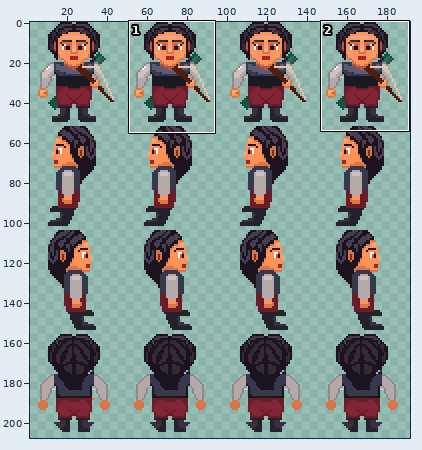
Pixel-art file, stored at images/player.aseprite. Above, an overview of the earlier version with the close-up marked.
Close-up. Before the commit:
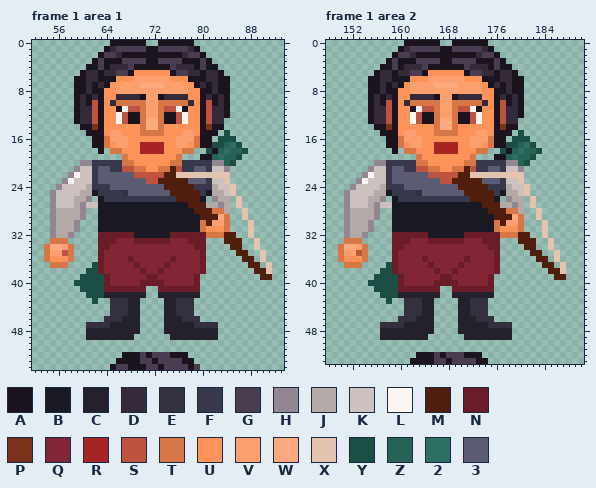
192x208 pixels, 1 frame. Shown: frame 1 area 1: x 52..93, y 0..54; frame 1 area 2: x 148..190, y 0..53. The wide view leaves out empty margins. The commit also changed other frames or places, which this record leaves out.
Palette (. is transparent): A #1b141e  B #191924  C #24202c  D #352a3a  E #35303f  F #38384c  G #4a3d51  H #918692  J #b3aaa8  K #ccc1be  L #fdf5f1  M #511d0d  N #6b1c29  P #7a321c  Q #822534  R #a82424  S #be5340  T #d77745  U #fe935a  V #fb9f6e  W #fba97d  X #e3c4b0  Y #1b4e44  Z #266256  2 #2d7063  3 #5b5b74
Pixels before, frame 1 area 1, first column x 54:
 0 ...........AAAAAA..AAAAAA.............
 1 ..........ADGGGGGAAGGGGGDA............
 2 .........AGGDAAAAAAAAAADGGA...........
 3 ........AGAAAGGGGAAGGGGAAAGA..........
 4 .......ABGADDDGAAAAAAGDDDAGBA.........
 5 ......ADDADDGGAUUUUUUAGGDDADDA........
 6 .....AADDABAUUUVVVVVVUUUABADDAA.......
 7 .....AADADAUVVVVWWWWVVVVUADADAA.......
 8 .....AADAAUUVVVVVVVVVVVVUUAADAA.......
 9 .....ADADAUUDDDDAVVADDDDUUADADA.......
10 .....ADASAUDTTTTTVVTTTTTDUASADA.......
11 .....ADDSAUUALSSTVVTSSLAUUASDDA.......
12 .....ADDSAUULSAATVVTAASLUUASDDA.......
13 .....ADDSAUULSAATWWTAASLUUASDD........
14 ......AAPAUUUUUUTWWTUUUUUUAPAA........
15 .......AAAUVVUUUTTTTUUUVVUAAA.Y.......
16 ........AATVVVUUUUUUUUVVVTAA.YYY......
17 ........AATUVVUURRRRUUVVUTAAYYZ2Y.....
18 .........A.TTUUURRRRUUUTT..YAZ2ZZY....
19 .............TUUUUUUUUT...AAZ2ZZY.....
20 ......HHFFFFFTTUUUUUUTTFFFFFHHZY......
21 .....HKKF33FFSSTTUUTTMSFF33FKKH.......
22 ....HLKKF333333SSSSSMMXXXXXXXXX.......
23 ...HLKKKF33333333SSMMMMM333FKKX.......
24 ..HKKKKJFFF333333333MMMMMFFFJKKX......
25 .HKKKKJJBFFFFE3333333MMMMMFBJJKX......
26 .HKKKJJH.BFFFFFFFFFFFFMMMMB.HJJ.X.....
27 .HKKKJHKKBBBBBBBBBBBBBBBMMMJJHJ.X.....
28 .HJJJJH..BBBBBBBBBBBBBBBBMMMTTJ..X....
29 .HJJJJH..BBBBBBBBBBBBBBBBBMMMWT..X....
30 .HJJJH...BBBBBBBBBBBBBBBBBTMVVT...X...
31 .HJJJH...BBBBBBBBBBBBBBBBBTUUUT...X...
32 .HJJH....NNNNNNBBBBBBNNNNNNTTTMM..X...
33 .TTT.....NNNQQQNNNNNNQQQNNN...MMM..X..
34 TWWVT....NNQQQQQQQQQQQQQQNN....MM..X..
35 TVVST....NQQQQQQQQQQQQQQQQN.....MM..X.
36 TUUUT....NQQQQNQQQQQQNQQQQN......MM.X.
37 .TTT....YNQQQQQNQQQQNQQQQQN.......MM.X
38 .......YYNQQQQQQNQQNQQQQQQN........MMX
39 ......YYYYNQQQQQQNNQQQQQQN..........MM
40 .....YYYYYNQQQQQNNNNQQQQQN............
41 ......YYYYNNNNNNN..NNNNNNN............
42 .......YYYCCCCCCC..CCCCCCC............
43 ........Y..EEECC....CCEEE.............
44 ...........EEECC....CCEEE.............
45 ...........EEECC....CCEEE.............
46 ..........EEECCC....CCCEEE............
47 .......EEEECCCCC....CCCCCEEEE.........
48 .......CCCCCCCCC....CCCCCCCCC.........
49 .......CCCCCCCC......CCCCCCCC.........
50 ......................................
51 ......................................
52 .............AAAGAGGGAAA..............
53 ............AAAAGGAGGGGAA.............
54 ...........AGGAAAGGAGGGGAG............
Pixels before, frame 1 area 2, first column x 150:
 0 ...........AAAAAA..AAAAAA.............
 1 ..........ADGGGGGAAGGGGGDA............
 2 .........AGGDAAAAAAAAAADGGA...........
 3 ........AGAAAGGGGAAGGGGAAAGA..........
 4 .......ABGADDDGAAAAAAGDDDAGBA.........
 5 ......ADDADDGGAUUUUUUAGGDDADDA........
 6 .....AADDABAUUUVVVVVVUUUABADDAA.......
 7 .....AADADAUVVVVWWWWVVVVUADADAA.......
 8 .....AADAAUUVVVVVVVVVVVVUUAADAA.......
 9 .....ADADAUUDDDDAVVADDDDUUADADA.......
10 .....ADASAUDTTTTTVVTTTTTDUASADA.......
11 .....ADDSAUUALSSTVVTSSLAUUASDDA.......
12 .....ADDSAUULSAATVVTAASLUUASDDA.......
13 .....ADDSAUULSAATWWTAASLUUASDD........
14 ......AAPAUUUUUUTWWTUUUUUUAPAA........
15 .......AAAUVVUUUTTTTUUUVVUAAA.Y.......
16 ........AATVVVUUUUUUUUVVVTAA.YYY......
17 ........AATUVVUURRRRUUVVUTAAYYZ2Y.....
18 .........A.TTUUURRRRUUUTT..YAZ2ZZY....
19 .............TUUUUUUUUT...AAZ2ZZY.....
20 ......HHFFFFFTTUUUUUUTTFFFFFHHZY......
21 .....HKKF33FFSSTTUUTTMSFF33FKKH.......
22 ....HLKKF333333SSSSSMMXXXXXXXXX.......
23 ...HLKKKF33333333SSMMMMM333FKKX.......
24 ..HKKKKJFFF333333333MMMMMFFFJKKX......
25 .HKKKKJJBFFFFE3333333MMMMMFBJJKX......
26 .HKKKJJH.BFFFFFFFFFFFFMMMMB.HJJ.X.....
27 .HKKKJHKKBBBBBBBBBBBBBBBMMMJJHJ.X.....
28 .HJJJJH..BBBBBBBBBBBBBBBBMMMTTJ..X....
29 .HJJJJH..BBBBBBBBBBBBBBBBBMMMWT..X....
30 .HJJJH...BBBBBBBBBBBBBBBBBTMVVT...X...
31 .HJJJH...BBBBBBBBBBBBBBBBBTUUUT...X...
32 .HJJH....NNNNNNBBBBBBNNNNNNTTTMM..X...
33 .TTT.....NNNQQQNNNNNNQQQNNN...MMM..X..
34 TWWVT....NNQQQQQQQQQQQQQQNN....MM..X..
35 TVVST....NQQQQQQQQQQQQQQQQN.....MM..X.
36 TUUUT....NQQQQNQQQQQQNQQQQN......MM.X.
37 .TTT....YNQQQQQNQQQQNQQQQQN.......MM.X
38 .......YYNQQQQQQNQQNQQQQQQN........MMX
39 ......YYYYNQQQQQQNNQQQQQQN..........MM
40 .....YYYYYNQQQQQNNNNQQQQQN............
41 ......YYYYNNNNNNN..NNNNNNN............
42 .......YYYCCCCCCC..CCCCCCC............
43 ........Y..EEECC....CCEEE.............
44 ...........EEECC....CCEEE.............
45 ...........EEECC....CCEEE.............
46 ..........EEECCC....CCCEEE............
47 .......EEEECCCCC....CCCCCEEEE.........
48 .......CCCCCCCCC....CCCCCCCCC.........
49 .......CCCCCCCC......CCCCCCCC.........
50 ......................................
51 ......................................
52 .............AAAGAGGGAAA..............
53 ............AAAAGGAGGGGAA.............
After the commit:
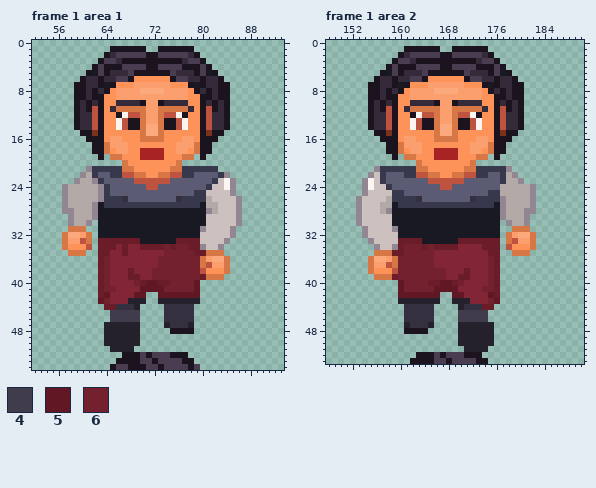
Colours new in this view: 4 #413c4c  5 #621824  6 #74212f
From the commit log: Player South Walk animation.
Edits made:
Changed rows in their new state; - is an unchanged pixel.
Frame 1 area 1:
first column x 54:
 0 -----------......--......-------------
 1 ----------.AAAAAA..AAAAAA.------------
 2 ---------.ADGGGGG--GGGGGDA.-----------
 3 --------.AGGDAAAA--AAAADGGA.----------
 4 -------.A--AAG-GG--GG-GAA--A.---------
 5 ------.ABGA-DDGAAAAAAGDD-AGBA.--------
 6 -----.----DDGGAUUUUUUAGGDD----.-------
 7 --------DABAUUU-VVVV-UUUABAD----------
 8 ---------DA-----WWWW-----AD-----------
 9 ------ADA---VVVVV--VVVVV---ADA--------
10 --------D--UDDDDA--ADDDDU--D----------
11 -------A---DTTTT----TTTTD---A---------
12 ------------ALSS----SSLA--------------
13 -----------------VV-----------A-------
14 -----ADDS---LSAA----AASL---SDDA-------
15 ------A-P--UU----WW----UU--P-A.-------
16 -------A--U--U--TTTT--U--U--A...------
17 -----------V----UUUU----V---.....-----
18 --------A-TUVV--------VVUTAA......----
19 ---------A-TTU--RRRR--UTT--......-----
20 ------.......-U------U-.........------
21 -----..H-FF--TTUU--UUTT--FF-F..-------
22 ----..HJ---FFSSTTUUTTSSFF3333FH-------
23 ---..HJJHF-----SS--SS333---3F-LH------
24 --.HJJJ-JH-------SS-3333333-K-LH------
25 -..HJJ--JH-333-------3333F-KKK-H------
26 -..HJ--JJH---E33333333EFFFFJKKKKH-----
27 -..HJ-JJH-FFFFFFFFFFFFFFFFB--KKKH-----
28 -..HH-JJH----------------BBHJKKKH.----
29 -...H-JJH-----------------BKKKKKH.----
30 -...HJJH------------------BKKKKKH-.---
31 -...TTT-------------------HKKKKH--.---
32 -..TWWVT-BBBBBB------BBBBBKKKKKH--.---
33 -..-VVST----NNN-BBBBBBNN--KKKKH..--.--
34 ...TUUUS---N-N--NNNN6N66N-HKKH-..--.--
35 ....-TT---N--N------66666N-TTT--..--.-
36 .....-----6---Q----6666666TVWWT--..-.-
37 -...----.-6----Q---6666666TSVVT---..-.
38 -------..-6---N-Q-66666666SUUUT----...
39 ------...N6---NN-Q66666666NTTT------..
40 -----....N6----6-55-N66665------------
41 ------...N66QQQQ5555666665------------
42 -------..N5QQQQ55--5555555------------
43 --------.56QQQ--C--C--CCCC------------
44 ----------NN--E-----EE----------------
45 -----------44444----EE----------------
46 ----------.44444----EEE--.------------
47 -------...C----------EEE-....---------
48 -------...----------.AAAA....---------
49 -------...-----C-----........---------
50 ----------CCCCCC----------------------
51 -----------CCCC-----------------------
Frame 1 area 2:
first column x 150:
 0 -----------......--......-------------
 1 ----------.AAAAAA..AAAAAA.------------
 2 ---------.ADGGGGG--GGGGGDA.-----------
 3 --------.AGGDAAAA--AAAADGGA.----------
 4 -------.A--AAG-GG--GG-GAA--A.---------
 5 ------.ABGA-DDGAAAAAAGDD-AGBA.--------
 6 -----.----DDGGAUUUUUUAGGDD----.-------
 7 --------DABAUUU-VVVV-UUUABAD----------
 8 ---------DA-----WWWW-----AD-----------
 9 ------ADA---VVVVV--VVVVV---ADA--------
10 --------D--UDDDDA--ADDDDU--D----------
11 -------A---DTTTT----TTTTD---A---------
12 ------------ALSS----SSLA--------------
13 -----------------VV-----------A-------
14 -----ADDS---LSAA----AASL---SDDA-------
15 ------A-P--UU----WW----UU--P-A.-------
16 -------A--U--U--TTTT--U--U--A...------
17 -----------V----UUUU----V---.....-----
18 --------A-TUVV--------VVUTAA......----
19 ---------A-TTU--RRRR--UTT--......-----
20 ------.......-U------U-.........------
21 -----.HF-FF--TTUU--UUTT--FF-H..-------
22 ----.H-F3--FFSSTTUUTTSSFF33FJH.-------
23 ---.HL-F3------SS--SS333----JJH-------
24 --..HL-K-33------SS-3333333J-JJJH-----
25 -...H-KKK--333-------3333F-J--JJH-----
26 -..H-KKKJF---E33333333EFFFFHJ--JH-----
27 -..H-KKJJ-FFFFFFFFFFFFFFFFBH-J-JH-----
28 -..HKKKJH----------------BBHJJ-HH.----
29 -..HKKKKK-----------------BHJJJH-.----
30 -..HKKKKK-----------------B.HJJH--.---
31 -...HKKKKH----------------B..T-T--.---
32 -...-KKKKKBBBBB------BBBBBB.-VWWT-.---
33 -...-HKKKK--NNBBBBBB-NNN----TSVVT--.--
34 .....-HKKH-666N6NNNN----N---SUUUT--.--
35 .....-TTT-N66666---------N---TTT..--.-
36 .....TWWVT666666-----Q---6-------..-.-
37 -...-TVVST666666----Q----6--------..-.
38 -----TUUUS66666666-Q-N---6---------...
39 ------TTTN66666666Q-NN---6N---------..
40 -----.....56666N-55-6----6N-----------
41 ------....5666665555QQQQ66N-----------
42 -------...5555555--55QQQQ5N-----------
43 --------.-CCCC--C--C--QQQ65-----------
44 --------------EE-----E--NN------------
45 --------------EE----44444-------------
46 ----------.--EEE----44444.------------
47 -------....-EEE----------C...---------
48 -------....AAAA.----------...---------
49 -------........-----C-----...---------
50 --------------------CCCCCC------------
51 ---------------------CCCC-------------
Boxes around the changes in both close-ups, in picture pixels (x1, y1, x2, y2):
changed: (44, 40, 272, 352)
changed: (338, 40, 566, 352)
